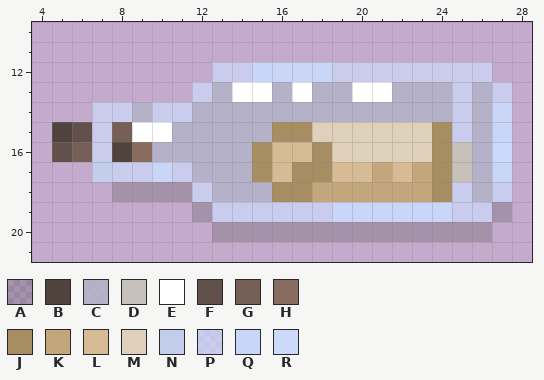
Two versions of one pixel-art file, Assets/Graphics/WorldObjects/MessageInABottle.aseprite. That is the earlier state.
32x32 pixels, 1 frame. Colours within 5 levels of each other are drawn and written as one. Shown: x 4..28, y 10..21.
Palette (. is transparent): A #46464641  B #50433d  C #b2b2c7e5  D #c8c0bb  E #ffffff  F #62514a  G #755f57  H #886c60  J #a68e62  K #c4a67c  L #d6bb94  M #ded0ba  N #c3cfecf7  P #cbdbfcaf  Q #cbdbfce6  R #cbdbfcf7
Pixels before, first column x 5:
12 ........PPQQQQPPPPPPPP.
13 .......PCEECECCEECCCPCP
14 ..PPCPPCCCCCCCCCCCCCPCQ
15 BFPGEECCCCCJJMMMMMMJPCQ
16 FGPBHCCCCCJLLJMMMMMJDCR
17 ..NPPQPCCCJLJJLLKLKJDCQ
18 ...AAAAPCCCJJKKKKKKJPCP
19 .......APPPPPPQQQQQQPPA
20 ........AAAAAAAAAAAAAA.
The same view after the edit:
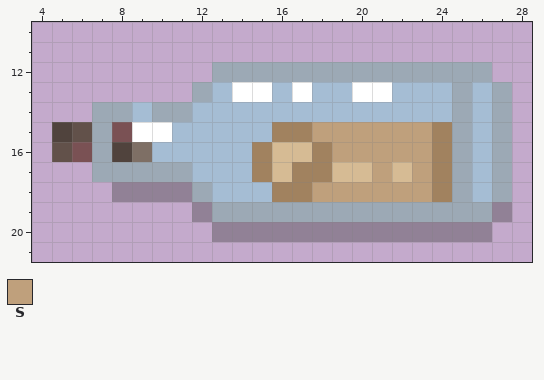
Colours new in this view: S #bfa07c
Difference:
layer "Shadow" opacity 39% added
Colour A changes from #46464641 to #42424264.
Colour C changes from #b2b2c7e5 to #a5bdd4.
Colour G changes from #755f57 to #7a5154.
Colour H changes from #886c60 to #7e6f65.
Colour J changes from #a68e62 to #a1825f.
Colour P changes from #cbdbfcaf to #9ca9b5.
Layer "Layer 1":
Colour P replaces colour D in rows 16 to 17 at x 25.
Colour P replaces colour N in row 17 at x 7.
Colour P replaces colour Q in row 12 at x 15 to 18; in rows 14 to 15 at x 27; in row 17 at x 10 and 27; in row 19 at x 19 to 24.
Colour P replaces colour R in row 16 at x 27.
Colour S replaces colour K in row 17 at x 21 and 23; in row 18 at x 18 to 23.
Colour S replaces colour M in row 15 at x 18 to 23; in row 16 at x 19 to 23.
